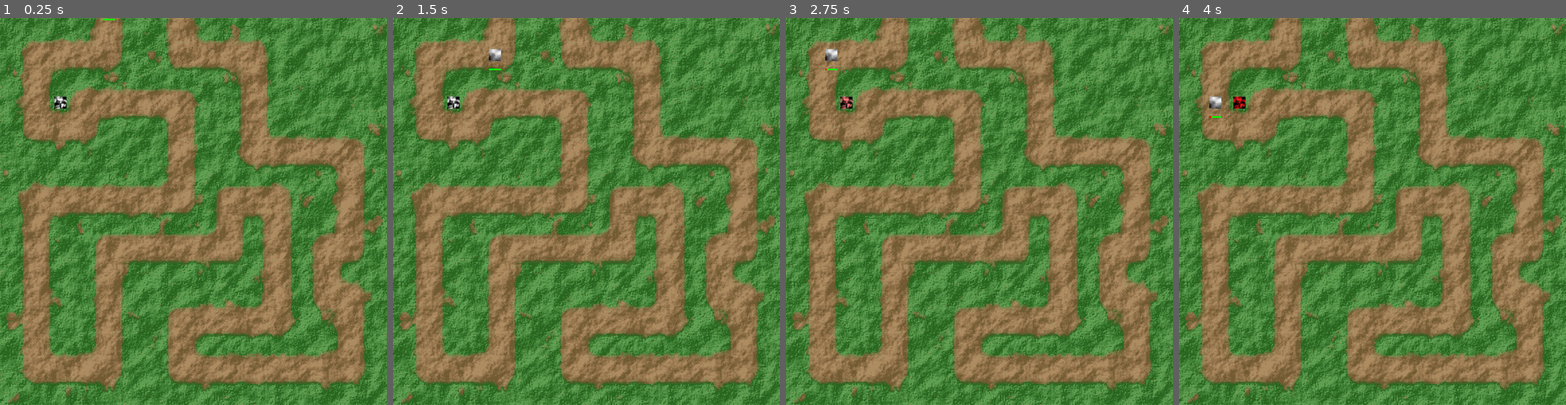
Above: before the commit, frames 1-4 (left to right).
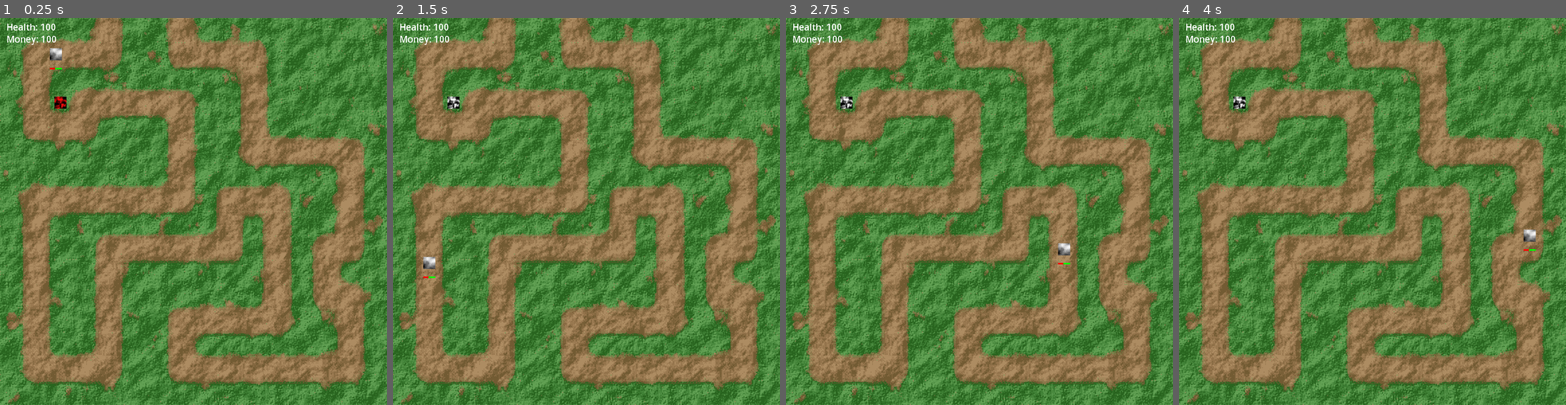
Above: after the commit, the same moments.

Repository: lynnpepin/genericdefense2
Game: Godot game, scene res://base.tscn
Two runs of this game, one before a commit and one after it. Both use one fixed random seed, a clock stepped at 60 frames per second and the inputs below.
Inputs (mouse positions are in pixels of both pictures, inside the frame that each line leads up to):
- Up to frame 1 (0.25 s): no input
- Up to frame 2 (1.5 s): tap Enter (key_enter) at 0.5 s; move the mouse to (454, 103) at 0.52 s; hold 0 (key_0) 0.53-1.28 s; move the mouse to (509, 230) at 1.27 s; tap 1 (key_1) at 1.35 s
- Up to frame 3 (2.75 s): move the mouse to (1018, 126) at 2.02 s; hold 2 (key_2) from 2.03 s (still down)
- Up to frame 4 (4 s): move the mouse to (1353, 288) at 2.77 s; release 2 (key_2) at 2.78 s; tap 3 (key_3) at 2.85 s; move the mouse to (1488, 269) at 3.52 s; hold 4 (key_4) from 3.53 s (still down)

The runs differ from the first frame. In frame 1, 0.4% of the frame differs, in the area x 1-30%, y 0-24%; in frame 2, 0.5%; in frame 3, 0.5%; in frame 4, 0.5%, in the area x 1-93%, y 1-61%.

Commit message:
feat(creep): Creeps now do damage and reward money

Diff:
--- a/Creep.gd
+++ b/Creep.gd
@@ -1,9 +1,11 @@
 extends Node2D
 @onready var _follow :PathFollow2D = get_parent()
-var _speed :float = 60.0
+var _speed :float = 600.0
 
 var MAX_HEALTH = 30.0;
-var HEALTH     = 30.0;
+var HEALTH     = 20.0;
+var VALUE      =  3.0;
+var DAMAGE     =  4.0;
 
 func _physics_process(delta):
 	_follow.set_progress(_follow.get_progress() + _speed * delta)
@@ -17,11 +19,19 @@
 # Called every frame. 'delta' is the elapsed time since the previous frame.
 func _process(delta):
 	#HEALTH -= delta
+	if _follow.progress_ratio >= 1.0:
+		get_tree().current_scene.set_health(-DAMAGE)
+		queue_free()
+
 	queue_redraw()
 	pass
 
 func damage(value):
 	HEALTH -= value
+	if HEALTH <= 0:
+		get_tree().current_scene.set_money(VALUE)
+		queue_free()
+
 
 func _draw():
 	draw_line(
--- a/Tower.gd
+++ b/Tower.gd
@@ -1,8 +1,8 @@
 extends Node2D
 
 var RADIUS = 64.0;
-var FIRE_PERIOD = 2.0;
-var FIRE_TIMER  = 2.0;
+var FIRE_PERIOD = 1.0;
+var FIRE_TIMER  = 1.0;
 var CREEPS_INSIDE = []
 var DAMAGE      = 3.0;
 
--- a/base.gd
+++ b/base.gd
@@ -1,11 +1,25 @@
-extends Node
+extends Node2D
 
 var HEALTH = 100;
 var MONEY  = 100;
+var default_font : Font = ThemeDB.fallback_font;
 
 # Called when the node enters the scene tree for the first time.
 func _ready():
 	pass # Replace with function body.
+
+func _process(delta):
+	queue_redraw()
+
+func _draw():
+	draw_string(default_font, Vector2(8, 16), "Health: %d" % HEALTH, 0, -1, 12)
+	draw_string(default_font, Vector2(8, 32), "Money: %d" % MONEY, 0, -1, 12)
+
+func set_money(value):
+	MONEY += value
+
+func set_health(value):
+	HEALTH += value
 
 func _input(event):
 	if event.is_action_pressed("pad_left"):
@@ -172,8 +186,3 @@
 		print("key_space pressed")
 	if event.is_action_pressed("key_enter"):
 		print("key_enter pressed")
-
-
-# Called every frame. 'delta' is the elapsed time since the previous frame.
-func _process(delta):
-	pass
--- a/base.tscn
+++ b/base.tscn
@@ -8,7 +8,7 @@
 [sub_resource type="Curve2D" id="Curve2D_cgbak"]
 bake_interval = 1.0
 _data = {
-"points": PackedVector2Array(0, 0, 0, 0, 144, -32, 0, 0, 0, 0, 144, 49, 0, 0, 0, 0, 48, 49, 0, 0, 0, 0, 48, 145, 0, 0, 0, 0, 112, 145, 0, 0, 0, 0, 112, 113, 0, 0, 0, 0, 240, 113, 0, 0, 0, 0, 240, 241, 0, 0, 0, 0, 48, 241, 0, 0, 0, 0, 48, 465, 0, 0, 0, 0, 144, 465, 0, 0, 0, 0, 144, 305, 0, 0, 0, 0, 304, 305, 0, 0, 0, 0, 305, 241, 0, 0, 0, 0, 368, 241, 0, 0, 0, 0, 368, 401, 0, 0, 0, 0, 240, 401, 0, 0, 0, 0, 240, 465, 0, 0, 0, 0, 464, 465, 0, 0, 0, 0, 464, 369, 0, 0, 0, 0, 432, 369, 0, 0, 0, 0, 432, 305, 0, 0, 0, 0, 464, 305, 0, 0, 0, 0, 464, 177, 0, 0, 0, 0, 336, 177, 0, 0, 0, 0, 336, 49, 0, 0, 0, 0, 240, 49, 0, 0, 0, 0, 240, -32)
+"points": PackedVector2Array(0, 0, 0, 0, 144, -32, 0, 0, 0, 0, 144, 48, 0, 0, 0, 0, 48, 48, 0, 0, 0, 0, 48, 144, 0, 0, 0, 0, 112, 144, 0, 0, 0, 0, 112, 112, 0, 0, 0, 0, 240, 112, 0, 0, 0, 0, 240, 240, 0, 0, 0, 0, 48, 240, 0, 0, 0, 0, 48, 464, 0, 0, 0, 0, 144, 464, 0, 0, 0, 0, 144, 304, 0, 0, 0, 0, 304, 304, 0, 0, 0, 0, 304, 240, 0, 0, 0, 0, 368, 240, 0, 0, 0, 0, 368, 400, 0, 0, 0, 0, 240, 400, 0, 0, 0, 0, 240, 464, 0, 0, 0, 0, 464, 464, 0, 0, 0, 0, 464, 368, 0, 0, 0, 0, 432, 368, 0, 0, 0, 0, 432, 306, 0, 0, 0, 0, 464, 306, 0, 0, 0, 0, 464, 176, 0, 0, 0, 0, 336, 176, 0, 0, 0, 0, 336, 48, 0, 0, 0, 0, 240, 48, 0, 0, 0, 0, 240, -128)
 }
 point_count = 28
 
@@ -46,10 +46,13 @@
 [sub_resource type="RectangleShape2D" id="RectangleShape2D_0yqms"]
 size = Vector2(16, 16)
 
-[node name="Node2D" type="Node2D"]
+[node name="Level" type="Node2D"]
 script = ExtResource("1_q3bun")
 
 [node name="LevelBackground" type="Sprite2D" parent="."]
+z_index = -100
+z_as_relative = false
+y_sort_enabled = true
 position = Vector2(256, 256)
 texture = ExtResource("2_yk70w")
 
@@ -60,6 +63,7 @@
 position = Vector2(144, -32)
 rotation = 1.5708
 rotates = false
+loop = false
 
 [node name="Creep" type="Node2D" parent="CreepPath/PathFollow2D"]
 script = ExtResource("3_wvatw")
